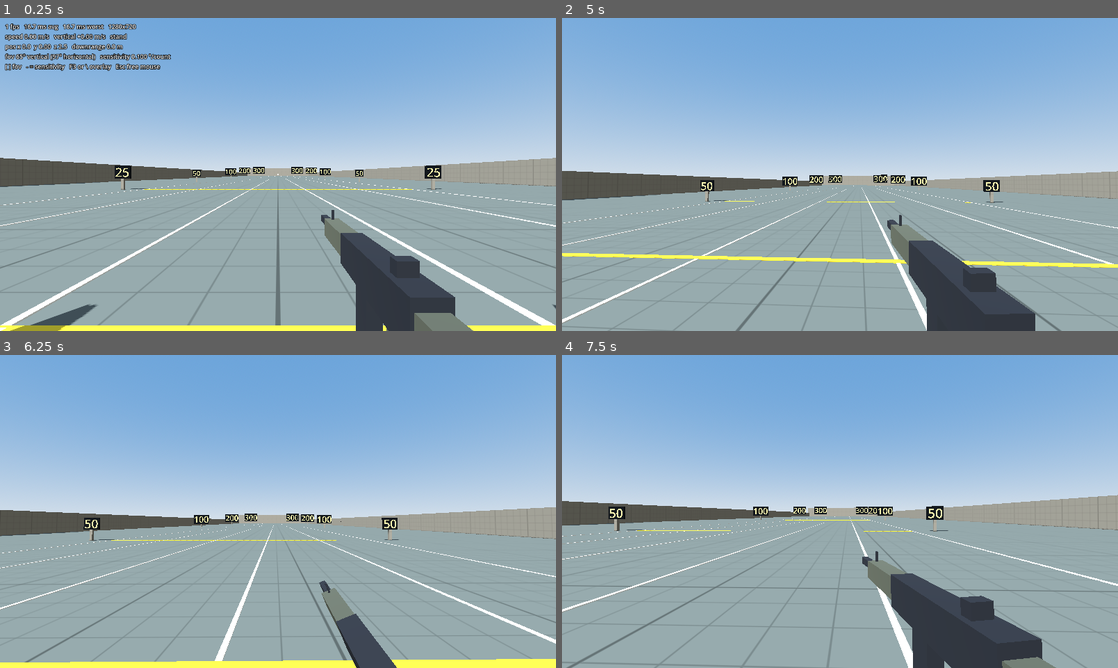
Above: before the commit, frames 1-4 (two rows, left to right).
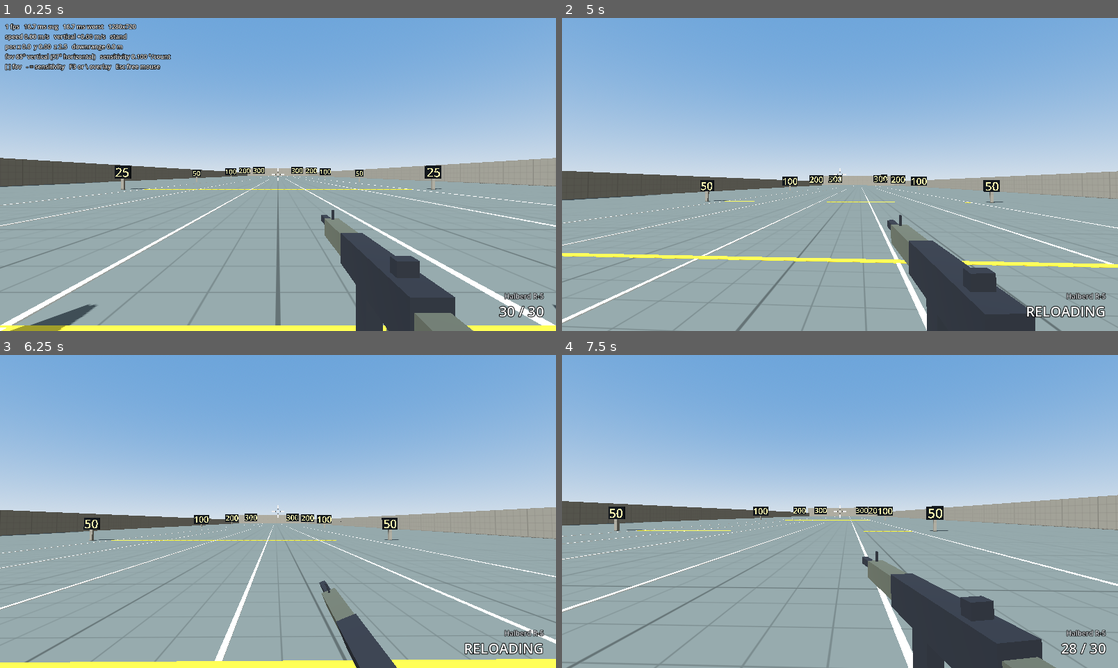
Above: after the commit, the same moments.

Repository: SamGon24/shooting-range
Game: Godot game, scene res://range/range.tscn
The game is run twice, just before and just after one commit, with the same random seed, the same clock (stepped at 60 frames per second) and the same inputs.
Inputs (mouse positions are in pixels of both pictures, inside the frame that each line leads up to):
- Up to frame 1 (0.25 s): no input
- Up to frame 2 (5 s): tap Enter at 0.5 s; move the mouse to (867, 174) at 0.52 s; hold Right mouse button (aim) 0.53-1.28 s; hold W (move_forward) from 0.53 s (still down); tap Space (jump) at 0.77, 1.52, 3.02, 3.77, 4.52 s; click (867, 174) at 0.8 s; move the mouse to (812, 174) at 1.27 s; click (812, 174) at 1.35 s; right-click (812, 174) at 1.55 s; move the mouse to (851, 168) at 2.02 s; hold Right mouse button (aim) 2.03-2.78 s; click (851, 168) at 2.3 s; move the mouse to (834, 180) at 2.77 s; tap Ctrl (crouch) at 2.85 s; click (834, 180) at 2.92 s; right-click (834, 180) at 3.05 s; move the mouse to (878, 177) at 3.52 s; press the mouse at (878, 177) at 3.53 s; tap F3 (debug_toggle_overlay) at 4.15 s; move the mouse to (795, 171) at 4.27 s; release the mouse at (795, 171) at 4.28 s; tap [ (fov_decrease) at 4.35 s; click (795, 171) at 4.42 s; right-click (795, 171) at 4.55 s; tap R (reload) at 4.9 s
- Up to frame 3 (6.25 s): move the mouse to (283, 511) at 5.02 s; hold ] (fov_increase) 5.03-5.78 s; click (283, 511) at 5.3 s; move the mouse to (255, 505) at 5.77 s; release W (move_forward) at 5.78 s; hold D (move_right) from 5.78 s (still down); tap - (sensitivity_decrease) at 5.85 s; click (255, 505) at 5.92 s; tap Space (jump) at 6.02 s; right-click (255, 505) at 6.05 s
- Up to frame 4 (7.5 s): move the mouse to (867, 511) at 6.52 s; release D (move_right) at 6.53 s; hold = (sensitivity_increase) 6.53-7.28 s; hold W (move_forward) from 6.53 s (still down); tap Space (jump) at 6.77 s; click (867, 511) at 6.8 s; move the mouse to (812, 511) at 7.27 s; tap Shift (sprint) at 7.35 s; click (812, 511) at 7.42 s

The runs differ from the first frame. In frame 1, 0.3% of the frame differs, in the area x 48-98%, y 48-96%; in frame 2, 0.5%; in frame 3, 0.5%; in frame 4, 0.3%.

Commit message:
ui: add crosshair, ammo counter and sniper scope overlay
A minimal HUD for Milestone 2: a static crosshair that hides when
aiming, the weapon name and ammo count (RELOADING during a reload), and
a shader-drawn scope overlay shown when a scoped weapon is fully aimed.
It reads from the weapon controller and view through groups and
signals. The debug overlay's centre dot is removed now that there is a
real crosshair.

Diff:
--- a/firing-range/debug/debug_overlay.gd
+++ b/firing-range/debug/debug_overlay.gd
@@ -16,14 +16,11 @@
 var _frame_time_worst: float = 0.0
 
 @onready var _label: Label = $Readout
-@onready var _dot: ColorRect = $CentreDot
 
 
 func _ready() -> void:
 	if OS.get_cmdline_user_args().has(HIDE_ARGUMENT):
 		visible = false
-	_centre_dot()
-	get_viewport().size_changed.connect(_centre_dot)
 
 
 func _unhandled_input(event: InputEvent) -> void:
@@ -104,8 +101,3 @@
 	)
 	lines.append("[ ] fov   - = sensitivity   F3 or \\ overlay   Esc free mouse")
 	_label.text = "\n".join(lines)
-
-
-func _centre_dot() -> void:
-	var viewport_size: Vector2 = get_viewport().get_visible_rect().size
-	_dot.position = (viewport_size - _dot.size) * 0.5
--- a/firing-range/debug/debug_overlay.tscn
+++ b/firing-range/debug/debug_overlay.tscn
@@ -16,9 +16,3 @@
 theme_override_colors/font_outline_color = Color(0, 0, 0, 1)
 theme_override_constants/outline_size = 5
 theme_override_font_sizes/font_size = 14
-
-[node name="CentreDot" type="ColorRect" parent="."]
-offset_right = 3.0
-offset_bottom = 3.0
-mouse_filter = 2
-color = Color(1, 1, 1, 0.85)
--- a/firing-range/range/range.tscn
+++ b/firing-range/range/range.tscn
@@ -7,6 +7,7 @@
 [ext_resource type="Script" path="res://debug/debug_pose.gd" id="5_pose"]
 [ext_resource type="Script" path="res://ballistics/projectile_system.gd" id="6_projectiles"]
 [ext_resource type="Script" path="res://weapons/effects/impact_effects.gd" id="7_impacts"]
+[ext_resource type="PackedScene" path="res://ui/hud.tscn" id="8_hud"]
 
 [sub_resource type="ProceduralSkyMaterial" id="sky_material"]
 sky_top_color = Color(0.32, 0.5, 0.74, 1)
@@ -50,6 +51,8 @@
 [node name="Player" parent="." instance=ExtResource("2_player")]
 transform = Transform3D(1, 0, 0, 0, 1, 0, 0, 0, 1, 0, 0, 2.5)
 
+[node name="Hud" parent="." instance=ExtResource("8_hud")]
+
 [node name="DebugOverlay" parent="." instance=ExtResource("3_overlay")]
 
 [node name="PerfProbe" type="Node" parent="."]
--- /dev/null
+++ b/firing-range/tests/test_hud.gd
@@ -0,0 +1,122 @@
+extends GutTest
+## The minimal HUD mirrors weapon state: ammo, weapon name, crosshair and
+## the scope overlay.
+
+const PLAYER_SCENE: PackedScene = preload("res://player/player.tscn")
+const HUD_SCENE: PackedScene = preload("res://ui/hud.tscn")
+const ACTIONS: Array[StringName] = [&"fire", &"aim", &"reload"]
+
+var _player: PlayerController
+var _weapons: WeaponController
+var _hud: Hud
+var _rifle: WeaponData
+var _sniper: WeaponData
+
+
+func before_each() -> void:
+	var world := Node3D.new()
+	add_child_autofree(world)
+	var floor_body := StaticBody3D.new()
+	var shape := BoxShape3D.new()
+	shape.size = Vector3(200.0, 1.0, 200.0)
+	var collider := CollisionShape3D.new()
+	collider.shape = shape
+	floor_body.add_child(collider)
+	floor_body.position = Vector3(0.0, -0.5, 0.0)
+	world.add_child(floor_body)
+	world.add_child(ProjectileSystem.new())
+
+	_player = PLAYER_SCENE.instantiate() as PlayerController
+	world.add_child(_player)
+	_weapons = _player.get_node("Weapons") as WeaponController
+	_rifle = _weapons.loadout[0]
+	_sniper = _weapons.loadout[1]
+	_hud = HUD_SCENE.instantiate() as Hud
+	world.add_child(_hud)
+	await wait_physics_frames(5)
+
+
+func after_each() -> void:
+	for action: StringName in ACTIONS:
+		Input.action_release(action)
+
+
+func _seconds(seconds: float) -> int:
+	return roundi(seconds * float(Engine.physics_ticks_per_second))
+
+
+func _switch_to_sniper() -> void:
+	_weapons.request_switch(1)
+	await wait_physics_frames(_seconds(_rifle.lower_time + _sniper.raise_time) + 4)
+
+
+func test_shows_weapon_name_and_full_magazine_at_start() -> void:
+	assert_eq(_hud.get_weapon_name_text(), _rifle.display_name)
+	assert_eq(_hud.get_ammo_text(), "%d / %d" % [_rifle.magazine_size, _rifle.magazine_size])
+	assert_true(_hud.is_crosshair_visible())
+	assert_false(_hud.is_scope_visible())
+
+
+func test_ammo_counter_follows_shots() -> void:
+	Input.action_press("fire")
+	await wait_physics_frames(_seconds(0.5))
+	Input.action_release("fire")
+	await wait_physics_frames(3)
+	var ammo: int = _weapons.get_current_logic().ammo
+	assert_lt(ammo, _rifle.magazine_size)
+	assert_eq(_hud.get_ammo_text(), "%d / %d" % [ammo, _rifle.magazine_size])
+
+
+func test_shows_reloading_then_the_refilled_count() -> void:
+	Input.action_press("fire")
+	await wait_physics_frames(10)
+	Input.action_release("fire")
+	await wait_physics_frames(8)
+	Input.action_press("reload")
+	await wait_physics_frames(3)
+	Input.action_release("reload")
+	assert_eq(_hud.get_ammo_text(), "RELOADING")
+	await wait_physics_frames(_seconds(_rifle.reload_tactical_time) + 4)
+	assert_eq(_hud.get_ammo_text(), "%d / %d" % [_rifle.magazine_size, _rifle.magazine_size])
+
+
+func test_cancelled_reload_shows_the_unchanged_count_after_switching_back() -> void:
+	Input.action_press("fire")
+	await wait_physics_frames(10)
+	Input.action_release("fire")
+	await wait_physics_frames(8)
+	var ammo: int = _weapons.get_current_logic().ammo
+	Input.action_press("reload")
+	await wait_physics_frames(3)
+	Input.action_release("reload")
+
+	await _switch_to_sniper()
+	assert_eq(_hud.get_weapon_name_text(), _sniper.display_name)
+	assert_eq(_hud.get_ammo_text(), "%d / %d" % [_sniper.magazine_size, _sniper.magazine_size])
+
+	_weapons.request_switch(0)
+	await wait_physics_frames(_seconds(_sniper.lower_time + _rifle.raise_time) + 4)
+	assert_eq(_hud.get_ammo_text(), "%d / %d" % [ammo, _rifle.magazine_size])
+
+
+func test_crosshair_hides_while_aiming_the_rifle() -> void:
+	Input.action_press("aim")
+	await wait_physics_frames(_seconds(_rifle.ads_time) + 4)
+	assert_false(_hud.is_crosshair_visible())
+	assert_false(_hud.is_scope_visible(), "the rifle has no scope")
+	Input.action_release("aim")
+	await wait_physics_frames(_seconds(_rifle.ads_time) + 4)
+	assert_true(_hud.is_crosshair_visible())
+
+
+func test_scope_overlay_shows_only_when_the_sniper_is_aimed() -> void:
+	await _switch_to_sniper()
+	assert_false(_hud.is_scope_visible())
+	Input.action_press("aim")
+	await wait_physics_frames(_seconds(_sniper.ads_time) + 6)
+	assert_true(_hud.is_scope_visible())
+	assert_false(_hud.is_crosshair_visible())
+	Input.action_release("aim")
+	await wait_physics_frames(_seconds(_sniper.ads_time) + 6)
+	assert_false(_hud.is_scope_visible())
+	assert_true(_hud.is_crosshair_visible())
--- /dev/null
+++ b/firing-range/ui/crosshair.gd
@@ -0,0 +1,48 @@
+class_name Crosshair
+extends Control
+## A simple four-line crosshair with a centre dot, drawn at the middle of
+## the screen. Static for now; Milestone 5 makes the gap follow weapon spread.
+
+## Distance from the centre to the start of each line, pixels.
+@export_range(0.0, 40.0, 0.5, "suffix:px") var gap: float = 6.0:
+	set(value):
+		gap = value
+		queue_redraw()
+@export_range(1.0, 40.0, 0.5, "suffix:px") var line_length: float = 8.0
+@export_range(1.0, 6.0, 0.5, "suffix:px") var thickness: float = 2.0
+@export_range(0.0, 6.0, 0.5, "suffix:px") var dot_size: float = 2.0
+@export var color: Color = Color(1.0, 1.0, 1.0, 0.9)
+@export var outline_color: Color = Color(0.0, 0.0, 0.0, 0.6)
+
+
+func _ready() -> void:
+	mouse_filter = Control.MOUSE_FILTER_IGNORE
+	resized.connect(queue_redraw)
+
+
+func _draw() -> void:
+	var centre: Vector2 = (size * 0.5).floor()
+	for direction: Vector2 in [Vector2.RIGHT, Vector2.LEFT, Vector2.DOWN, Vector2.UP]:
+		var from: Vector2 = centre + direction * gap
+		var to: Vector2 = centre + direction * (gap + line_length)
+		_draw_bar(from, to, thickness + 2.0, outline_color)
+		_draw_bar(from, to, thickness, color)
+	if dot_size > 0.0:
+		_draw_square(centre, dot_size + 2.0, outline_color)
+		_draw_square(centre, dot_size, color)
+
+
+func _draw_bar(from: Vector2, to: Vector2, width: float, bar_color: Color) -> void:
+	var top_left := Vector2(minf(from.x, to.x), minf(from.y, to.y))
+	var extent := Vector2(absf(to.x - from.x), absf(to.y - from.y))
+	var half: float = width * 0.5
+	# Grow the thin axis to `width`, and the long axis by the outline margin.
+	var margin: float = (width - thickness) * 0.5
+	if extent.x > extent.y:
+		draw_rect(Rect2(top_left.x - margin, top_left.y - half, extent.x + margin * 2.0, width), bar_color)
+	else:
+		draw_rect(Rect2(top_left.x - half, top_left.y - margin, width, extent.y + margin * 2.0), bar_color)
+
+
+func _draw_square(centre: Vector2, side: float, square_color: Color) -> void:
+	draw_rect(Rect2(centre - Vector2.ONE * side * 0.5, Vector2.ONE * side), square_color)
--- /dev/null
+++ b/firing-range/ui/hud.gd
@@ -0,0 +1,96 @@
+class_name Hud
+extends CanvasLayer
+## Minimal heads-up display: crosshair, ammo counter, weapon name and the
+## sniper's scope overlay. Reads from the weapon controller and view; it
+## shows state and changes nothing. The full HUD is Milestone 5.
+
+## The crosshair is hidden once the weapon is aimed further than this.
+@export_range(0.0, 1.0, 0.05) var crosshair_hide_aim_blend: float = 0.5
+
+var _controller: WeaponController
+var _view: WeaponView
+
+@onready var _crosshair: Crosshair = $Crosshair
+@onready var _scope: ColorRect = $Scope
+@onready var _ammo: Label = $Ammo
+@onready var _weapon_name: Label = $WeaponName
+
+
+func _ready() -> void:
+	_scope.visible = false
+	_update_scope_aspect()
+	get_viewport().size_changed.connect(_update_scope_aspect)
+	_bind_from_tree.call_deferred()
+
+
+func _process(_delta: float) -> void:
+	if _controller == null:
+		return
+	var scoped: bool = _view != null and _view.is_scope_view_active()
+	var aim: float = _controller.get_aim_blend(Engine.get_physics_interpolation_fraction())
+	_scope.visible = scoped
+	_crosshair.visible = not scoped and aim < crosshair_hide_aim_blend
+
+
+## Connects the HUD to a weapon controller and view. Called automatically
+## with the ones found in the scene; tests can call it directly.
+func bind(controller: WeaponController, view: WeaponView) -> void:
+	_controller = controller
+	_view = view
+	controller.weapon_changed.connect(_on_weapon_changed)
+	controller.ammo_changed.connect(_on_ammo_changed)
+	controller.reload_started.connect(_on_reload_started)
+	controller.reload_finished.connect(_refresh_ammo)
+	controller.reload_cancelled.connect(_refresh_ammo)
+	if controller.get_current_data() != null:
+		_on_weapon_changed(controller.get_current_data())
+		_refresh_ammo()
+
+
+func get_ammo_text() -> String:
+	return _ammo.text
+
+
+func get_weapon_name_text() -> String:
+	return _weapon_name.text
+
+
+func is_crosshair_visible() -> bool:
+	return _crosshair.visible
+
+
+func is_scope_visible() -> bool:
+	return _scope.visible
+
+
+func _bind_from_tree() -> void:
+	if _controller != null:
+		return
+	var controller := get_tree().get_first_node_in_group(WeaponController.GROUP) as WeaponController
+	var view := get_tree().get_first_node_in_group(WeaponView.GROUP) as WeaponView
+	if controller != null:
+		bind(controller, view)
+
+
+func _on_weapon_changed(data: WeaponData) -> void:
+	_weapon_name.text = data.display_name
+
+
+func _on_ammo_changed(ammo: int, magazine_size: int) -> void:
+	_ammo.text = "%d / %d" % [ammo, magazine_size]
+
+
+func _on_reload_started(_is_empty: bool, _duration: float) -> void:
+	_ammo.text = "RELOADING"
+
+
+func _refresh_ammo() -> void:
+	var logic: WeaponLogic = _controller.get_current_logic()
+	if logic != null:
+		_on_ammo_changed(logic.ammo, logic.data.magazine_size)
+
+
+func _update_scope_aspect() -> void:
+	var viewport_size: Vector2 = get_viewport().get_visible_rect().size
+	var material := _scope.material as ShaderMaterial
+	material.set_shader_parameter(&"aspect", viewport_size.x / maxf(viewport_size.y, 1.0))
--- /dev/null
+++ b/firing-range/ui/hud.tscn
@@ -0,0 +1,69 @@
+[gd_scene load_steps=5 format=3]
+
+[ext_resource type="Script" path="res://ui/hud.gd" id="1_hud"]
+[ext_resource type="Script" path="res://ui/crosshair.gd" id="2_crosshair"]
+[ext_resource type="Shader" path="res://ui/scope_overlay.gdshader" id="3_scope"]
+
+[sub_resource type="ShaderMaterial" id="scope_material"]
+shader = ExtResource("3_scope")
+
+[node name="Hud" type="CanvasLayer"]
+layer = 10
+script = ExtResource("1_hud")
+
+[node name="Scope" type="ColorRect" parent="."]
+material = SubResource("scope_material")
+anchors_preset = 15
+anchor_right = 1.0
+anchor_bottom = 1.0
+grow_horizontal = 2
+grow_vertical = 2
+mouse_filter = 2
+
+[node name="Crosshair" type="Control" parent="."]
+layout_mode = 3
+anchors_preset = 15
+anchor_right = 1.0
+anchor_bottom = 1.0
+grow_horizontal = 2
+grow_vertical = 2
+mouse_filter = 2
+script = ExtResource("2_crosshair")
+
+[node name="WeaponName" type="Label" parent="."]
+anchors_preset = 3
+anchor_left = 1.0
+anchor_top = 1.0
+anchor_right = 1.0
+anchor_bottom = 1.0
+offset_left = -340.0
+offset_top = -92.0
+offset_right = -28.0
+offset_bottom = -66.0
+grow_horizontal = 0
+grow_vertical = 0
+mouse_filter = 2
+theme_override_colors/font_color = Color(0.86, 0.88, 0.9, 1)
+theme_override_colors/font_outline_color = Color(0, 0, 0, 1)
+theme_override_constants/outline_size = 5
+theme_override_font_sizes/font_size = 16
+horizontal_alignment = 2
+
+[node name="Ammo" type="Label" parent="."]
+anchors_preset = 3
+anchor_left = 1.0
+anchor_top = 1.0
+anchor_right = 1.0
+anchor_bottom = 1.0
+offset_left = -340.0
+offset_top = -68.0
+offset_right = -28.0
+offset_bottom = -22.0
+grow_horizontal = 0
+grow_vertical = 0
+mouse_filter = 2
+theme_override_colors/font_color = Color(1, 1, 1, 1)
+theme_override_colors/font_outline_color = Color(0, 0, 0, 1)
+theme_override_constants/outline_size = 6
+theme_override_font_sizes/font_size = 32
+horizontal_alignment = 2
--- /dev/null
+++ b/firing-range/ui/scope_overlay.gdshader
@@ -0,0 +1,34 @@
+// Sniper scope overlay: black outside a circular lens, with a thin
+// crosshair and a soft dark ring near the lens edge.
+shader_type canvas_item;
+
+// Viewport width divided by height; set from script.
+uniform float aspect = 1.7778;
+// Lens radius as a fraction of the screen height.
+uniform float radius : hint_range(0.1, 0.6) = 0.46;
+uniform float edge_softness : hint_range(0.0, 0.05) = 0.006;
+// Crosshair line half-width and centre gap, as fractions of screen height.
+uniform float line_half_width : hint_range(0.0, 0.01) = 0.0011;
+uniform float centre_gap : hint_range(0.0, 0.1) = 0.012;
+uniform float centre_dot_radius : hint_range(0.0, 0.01) = 0.0022;
+
+void fragment() {
+	vec2 p = (UV - vec2(0.5)) * vec2(aspect, 1.0);
+	float distance_from_centre = length(p);
+
+	float outside = smoothstep(radius, radius + edge_softness, distance_from_centre);
+	float ring = smoothstep(radius * 0.72, radius, distance_from_centre) * 0.4;
+
+	float lines = 0.0;
+	if (abs(p.y) < line_half_width && abs(p.x) > centre_gap) {
+		lines = 0.85;
+	}
+	if (abs(p.x) < line_half_width && abs(p.y) > centre_gap) {
+		lines = 0.85;
+	}
+	if (distance_from_centre < centre_dot_radius) {
+		lines = 0.85;
+	}
+
+	COLOR = vec4(0.0, 0.0, 0.0, max(outside, max(lines, ring)));
+}
--- a/firing-range/weapons/weapon_view.gd
+++ b/firing-range/weapons/weapon_view.gd
@@ -17,6 +17,7 @@
 
 ## The flash is hidden by shrinking it, not with `visible`; see
 ## `_set_model_shown` for why.
+const GROUP: StringName = &"weapon_view"
 const FLASH_HIDDEN_SCALE: Vector3 = Vector3(0.0001, 0.0001, 0.0001)
 
 @export var controller: WeaponController
@@ -99,6 +100,7 @@
 		set_process(false)
 		return
 
+	add_to_group(GROUP)
 	_pivot = Node3D.new()
 	_pivot.name = "Pivot"
 	add_child(_pivot)
Not shown: 1 places in firing-range/range/range.tscn that only renumber resources
Not shown, added: firing-range/tests/test_hud.gd.uid
Not shown, added: firing-range/ui/crosshair.gd.uid
Not shown, added: firing-range/ui/hud.gd.uid
Not shown, added: firing-range/ui/scope_overlay.gdshader.uid
